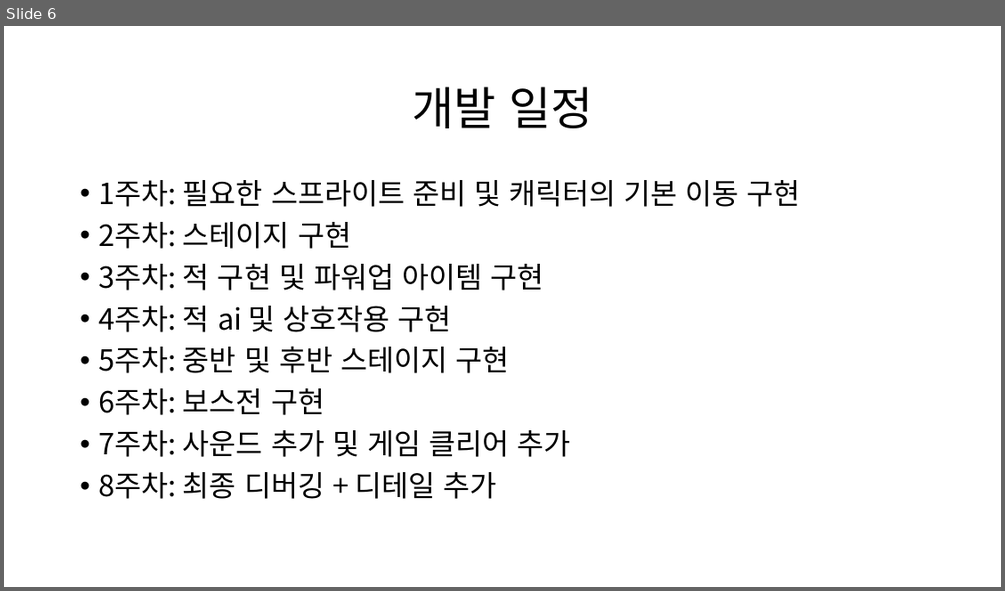
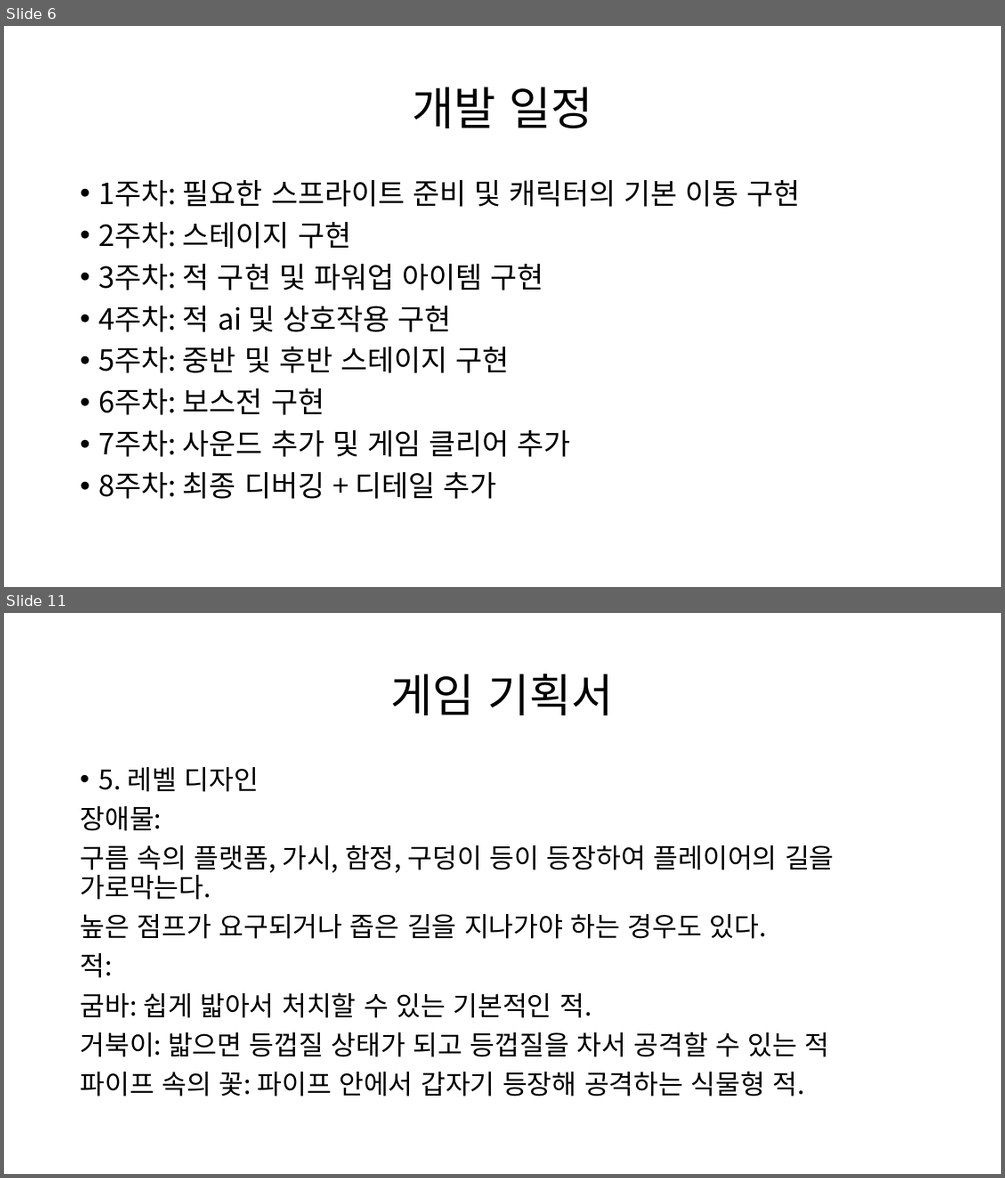
Before and after one commit to gatcoon/2DGP-Drill0, a slide deck: project_1/2022180032 이재준 2DGP-1차발표자료.pptx. Shown one above the other, each under a label of ours: slide 6 before the commit, slides 6 and 11 after it; the slides between them are not shown. The pictures are 1005x591 and 1005x1178 pixels, drawn with LibreOffice and Linux fonts; fonts in the diff are those of the drawing. Boxes give left, top, right and bottom in pixels: in the first picture for what was removed or moved away, otherwise in the second. Text is boxed around its words. In the diff, an @@ line names an element or a change of style, - is before the commit and + after.

```diff
--- a/project_1/2022180032 이재준 2DGP-1차발표자료.pptx
+++ b/project_1/2022180032 이재준 2DGP-1차발표자료.pptx
@@ slide 11 added at <box>4,613,1001,1174</box>, background #FFFFFF @@
@@ title added at <box>391,674,614,715</box>, 44 pt, text #000000 @@
+게임 기획서
@@ text added at <box>80,767,834,1096</box>, 25.9 pt, text #000000 @@
+• 5. 레벨 디자인
+장애물:
+구름 속의 플랫폼, 가시, 함정, 구덩이 등이 등장하여 플레이어의 길을 가로막는다.
+높은 점프가 요구되거나 좁은 길을 지나가야 하는 경우도 있다.
+적:
+굼바: 쉽게 밟아서 처치할 수 있는 기본적인 적.
+거북이: 밟으면 등껍질 상태가 되고 등껍질을 차서 공격할 수 있는 적
+파이프 속의 꽃: 파이프 안에서 갑자기 등장해 공격하는 식물형 적.
```
Also in this commit, not shown: 8 other slides added.
